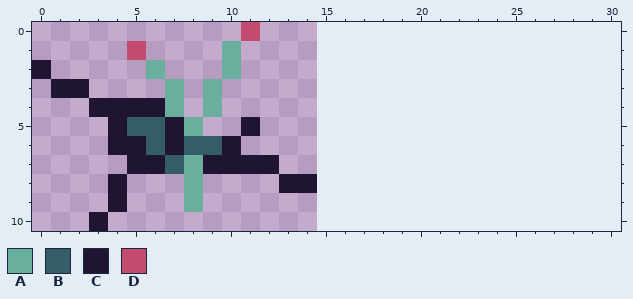
One commit to this pixel-art sprite: images/fracture.png. This is how it looked before the edit.
The file is 15x15 pixels. The old version is drawn lined up with the new one, on the new canvas.
Palette (. is transparent): A #6aaf9d  B #355d68  C #201433  D #c24b6e
Pixels before, first column x 0:
 0 ...........D...
 1 .....D....A....
 2 C.....A...A....
 3 .CC....A.A.....
 4 ...CCCCA.A.....
 5 ....CBBCA..C...
 6 ....CCBCBBC....
 7 .....CCBACCCC..
 8 ....C...A....CC
 9 ....C...A......
10 ...C...........
After:
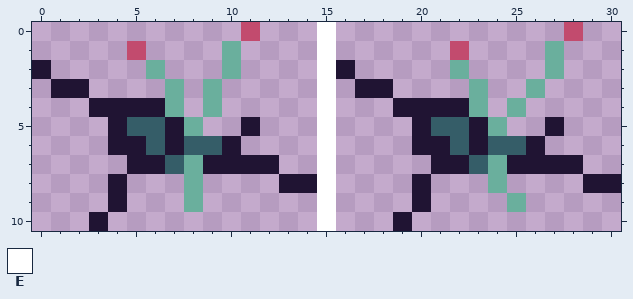
Colours new in this view: E #ffffff
What changed:
canvas 15x15 -> 31x11, the old top-left corner now at 0,-2 (the part of the old canvas that was cut away was empty and is not shown)
y 0: x 15 . -> E; x 28 . -> D
y 1: x 15 . -> E; x 22 . -> D; x 27 . -> A
y 2: x 15..16 .. -> EC; x 22 . -> A; x 27 . -> A
y 3: x 15 . -> E; x 17..18 .. -> CC; x 23 . -> A; x 26 . -> A
y 4: x 15 . -> E; x 19..23 ..... -> CCCCA; x 25 . -> A
y 5: x 15 . -> E; x 20..24 ..... -> CBBCA; x 27 . -> C
y 6: x 15 . -> E; x 20..26 ....... -> CCBCBBC
y 7: x 15 . -> E; x 21..28 ........ -> CCBACCCC
y 8: x 15 . -> E; x 20 . -> C; x 24 . -> A; x 29..30 .. -> CC
y 9: x 15 . -> E; x 20 . -> C; x 25 . -> A
y 10: x 15 . -> E; x 19 . -> C
